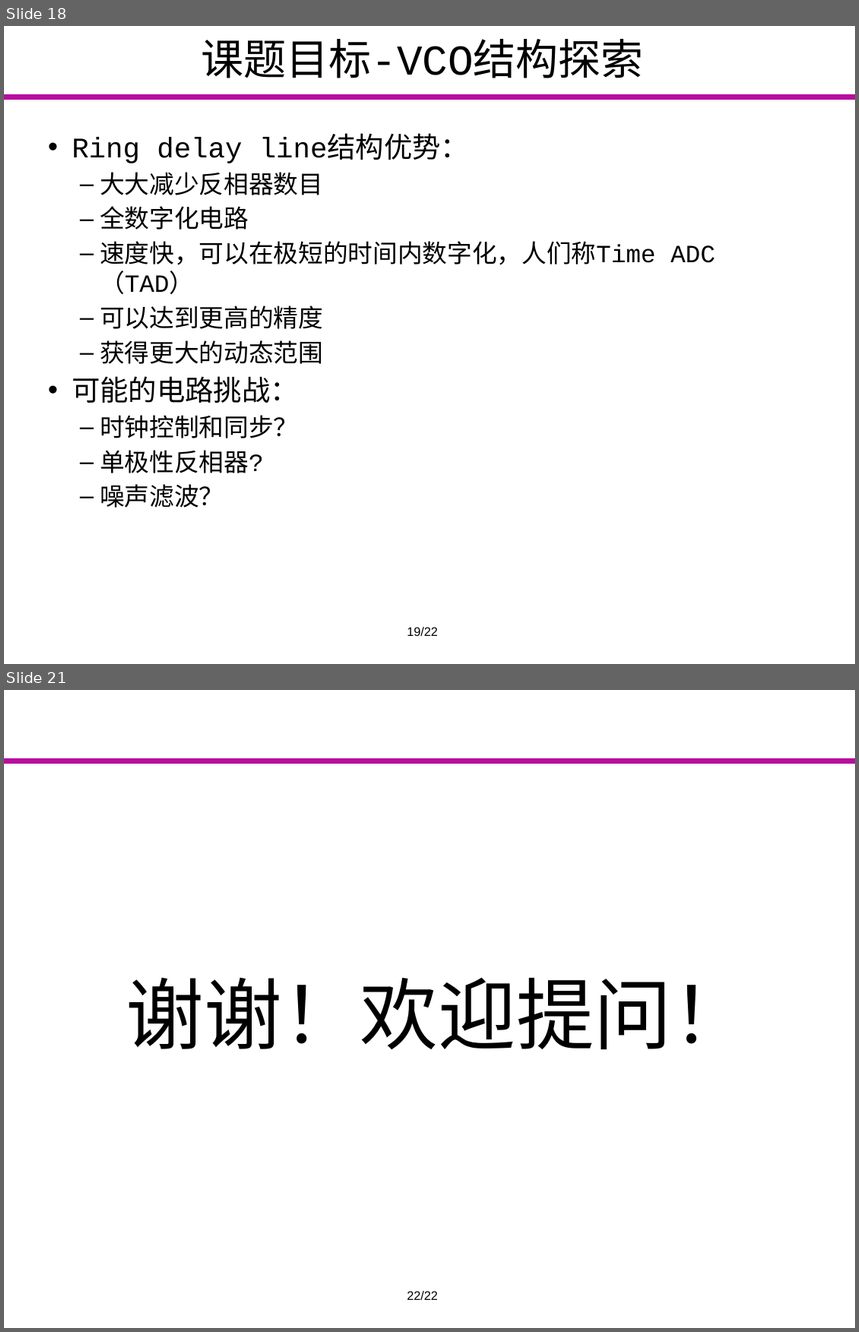
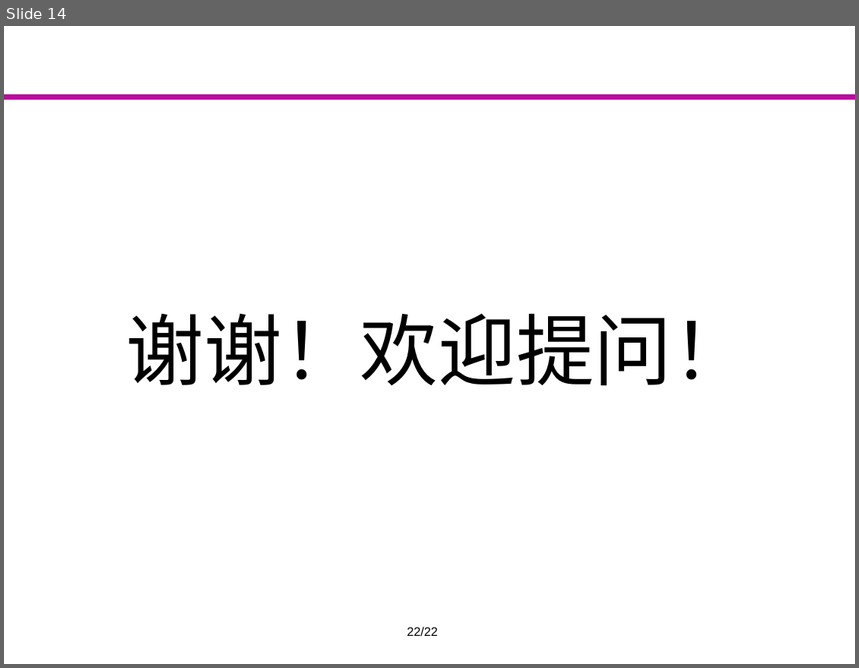
Before and after one commit to Markov2016/kaiti, a slide deck: ppt/yyx_v1.0.pptx. Shown one above the other, each under a label of ours: slides 18 and 21 before the commit, slide 14 after it; the slides between them are not shown. The pictures are 859x1332 and 859x668 pixels, drawn with LibreOffice and Linux fonts; fonts in the diff are those of the drawing; background and template pictures are left out. Boxes give left, top, right and bottom in pixels: in the first picture for what was removed or moved away, otherwise in the second. Text is boxed around its words. In the diff, an @@ line names an element or a change of style, - is before the commit and + after.

```diff
--- a/ppt/yyx_v1.0.pptx
+++ b/ppt/yyx_v1.0.pptx
@@ slide 18 removed at [4, 26, 855, 664], background #FFFFFF; not listed: 1 template element that a slide beside it also shows @@
@@ title removed at [201, 39, 643, 78] @@
-课题目标-VCO结构探索
@@ text removed at [72, 138, 715, 508] @@
-• Ring delay line结构优势：
-  – 大大减少反相器数目
-  – 全数字化电路
-  – 速度快，可以在极短的时间内数字化，人们称Time ADC（TAD）
-  – 可以达到更高的精度
-  – 获得更大的动态范围
-• 可能的电路挑战：
-  – 时钟控制和同步？
-  – 单极性反相器?
-  – 噪声滤波？
@@ text removed at [407, 627, 438, 636] @@
-19/22
@@ what was slide 21 is now slide 14 @@
```
Also in this commit, not shown: 6 slides changed, 5 slides added, 11 other slides removed.
